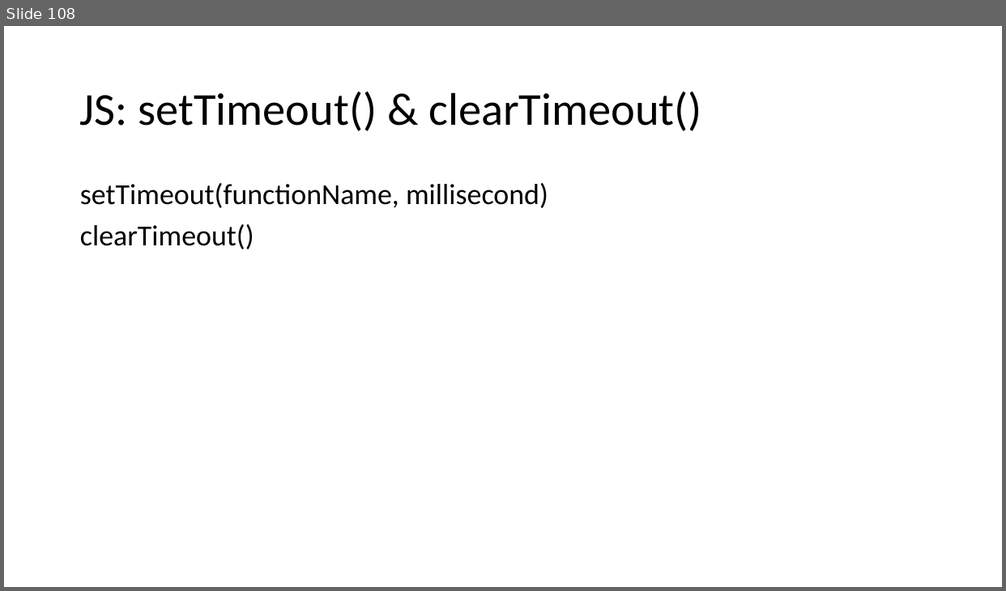
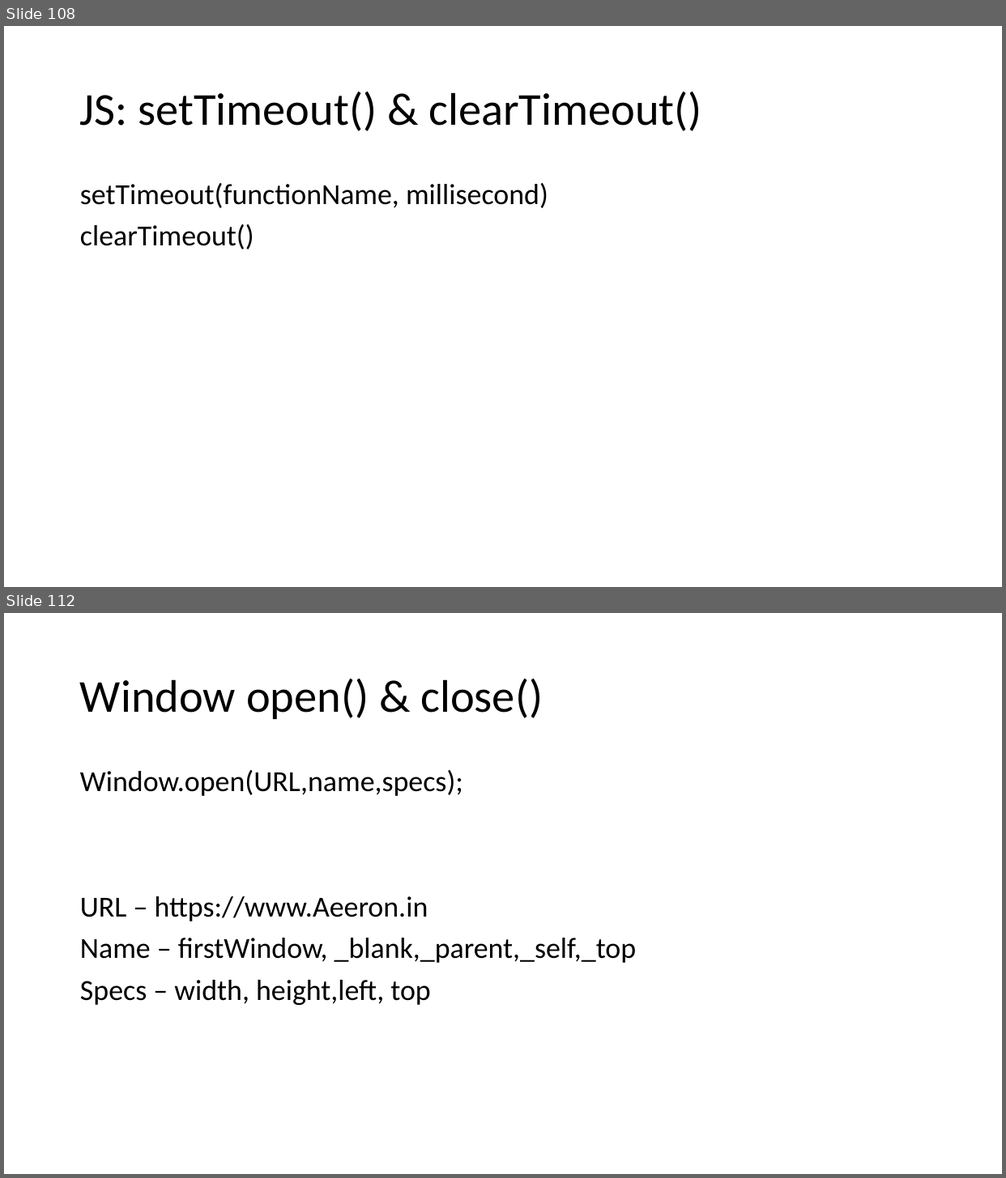
Before and after one commit to PiyushChaturvedii/Batch04, a slide deck: JavaScript.pptx. Shown one above the other, each under a label of ours: slide 108 before the commit, slides 108 and 112 after it; the slides between them are not shown. The pictures are 1006x591 and 1006x1178 pixels, drawn with LibreOffice and Linux fonts; fonts in the diff are those of the drawing. Boxes give left, top, right and bottom in pixels: in the first picture for what was removed or moved away, otherwise in the second. Text is boxed around its words. In the diff, an @@ line names an element or a change of style, - is before the commit and + after.

```diff
--- a/JavaScript.pptx
+++ b/JavaScript.pptx
@@ slide 112 added at box(4, 613, 1002, 1174), background #FFFFFF @@
@@ title added at box(80, 679, 543, 719), 44 pt, text #000000 @@
+Window open() & close()
@@ text added at box(80, 770, 637, 1005), 28 pt, text #000000 @@
+Window.open(URL,name,specs);
+URL – https://www.Aeeron.in
+Name – firstWindow, _blank,_parent,_self,_top
+Specs – width, height,left, top
```
Also in this commit, not shown: 4 other slides added, 3 other files.
